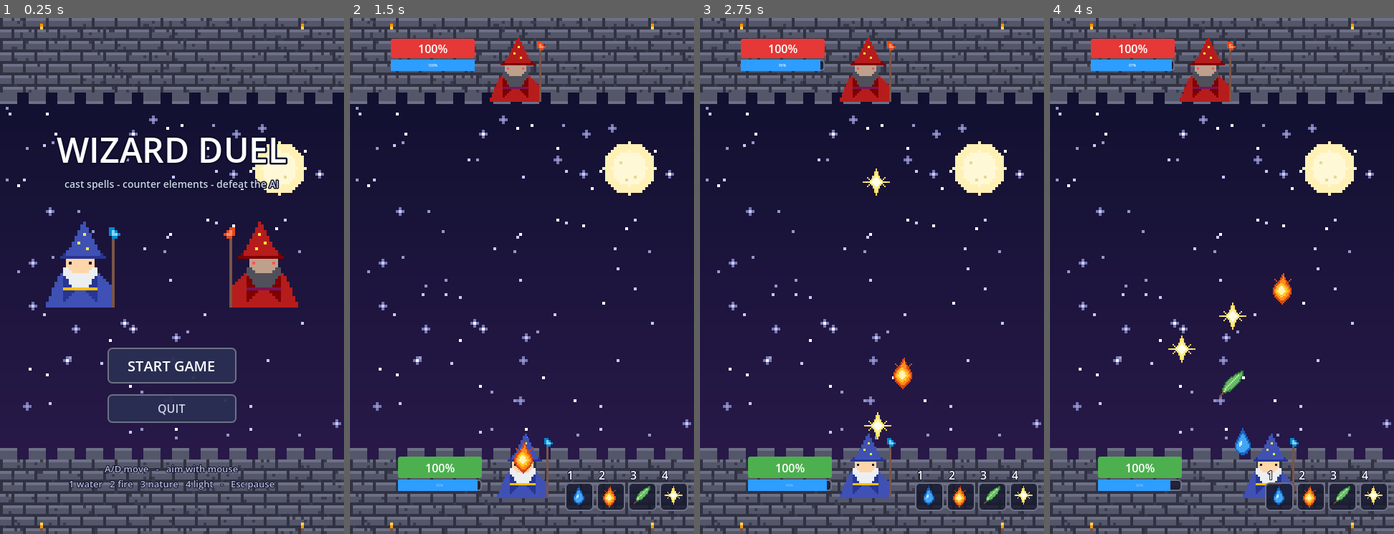
Above: before the commit, frames 1-4 (left to right).
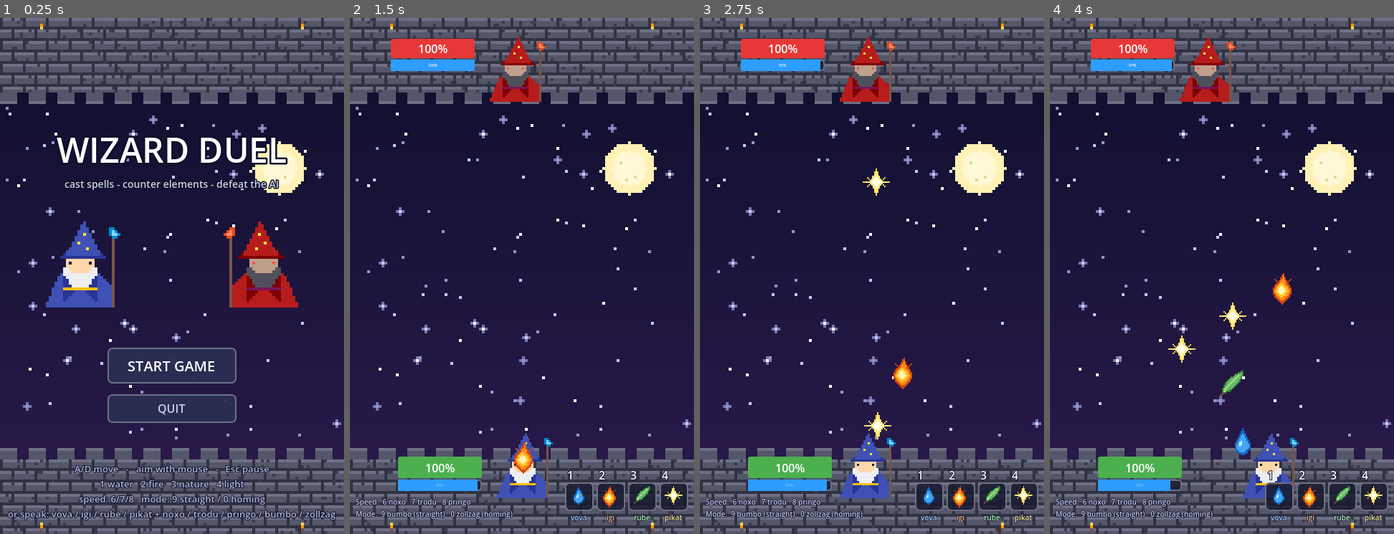
Above: after the commit, the same moments.

Repository: togewolf/computer_games_end_project
Game: Godot game, scene res://MainMenu.tscn
Same seed, same stepped clock (60 frames per second), same inputs: the game is played once before the commit and once after it.
Inputs (mouse positions are in pixels of both pictures, inside the frame that each line leads up to):
- Up to frame 1 (0.25 s): no input
- Up to frame 2 (1.5 s): click "START GAME" at 0.5 s; tap Enter at 1.25 s; move the mouse to (597, 250) at 1.27 s; hold D (move_right) from 1.28 s (still down); tap 2 (cast_fire) at 1.35 s
- Up to frame 3 (2.75 s): move the mouse to (803, 301) at 2.02 s; release D (move_right) at 2.03 s; hold A (move_left) from 2.03 s (still down); tap 4 (cast_light) at 2.1 s
- Up to frame 4 (4 s): move the mouse to (1256, 162) at 2.77 s; release A (move_left) at 2.78 s; hold D (move_right) from 2.78 s (still down); tap 3 (cast_nature) at 2.85 s; move the mouse to (1204, 379) at 3.52 s; tap 1 (cast_water) at 3.6 s

The runs differ from the first frame. In frame 1, 2.4% of the frame differs, in the area x 2-98%, y 86-98%; in frame 2, 0.7%; in frame 3, 0.7%; in frame 4, 0.7%.

Commit message:
Add on-screen hints

Diff:
--- a/Arena.tscn
+++ b/Arena.tscn
@@ -194,6 +194,19 @@
 theme_override_constants/outline_size = 4
 text = "1"
 
+[node name="Word" type="Label" parent="SpellSlot1" unique_id=1912450361]
+layout_mode = 0
+offset_left = -2.0
+offset_top = 42.0
+offset_right = 42.0
+offset_bottom = 58.0
+horizontal_alignment = 1
+theme_override_colors/font_color = Color(0.65, 0.85, 1, 1)
+theme_override_colors/font_outline_color = Color(0.05, 0.06, 0.17, 1)
+theme_override_constants/outline_size = 3
+theme_override_font_sizes/font_size = 10
+text = "vova"
+
 [node name="SpellSlot2" type="Panel" parent="." unique_id=1912450344]
 offset_left = 344.0
 offset_top = 648.0
@@ -223,6 +236,19 @@
 theme_override_constants/outline_size = 4
 text = "2"
 
+[node name="Word" type="Label" parent="SpellSlot2" unique_id=1912450362]
+layout_mode = 0
+offset_left = -2.0
+offset_top = 42.0
+offset_right = 42.0
+offset_bottom = 58.0
+horizontal_alignment = 1
+theme_override_colors/font_color = Color(1, 0.75, 0.55, 1)
+theme_override_colors/font_outline_color = Color(0.05, 0.06, 0.17, 1)
+theme_override_constants/outline_size = 3
+theme_override_font_sizes/font_size = 10
+text = "igi"
+
 [node name="SpellSlot3" type="Panel" parent="." unique_id=1912450347]
 offset_left = 388.0
 offset_top = 648.0
@@ -252,6 +278,19 @@
 theme_override_constants/outline_size = 4
 text = "3"
 
+[node name="Word" type="Label" parent="SpellSlot3" unique_id=1912450363]
+layout_mode = 0
+offset_left = -2.0
+offset_top = 42.0
+offset_right = 42.0
+offset_bottom = 58.0
+horizontal_alignment = 1
+theme_override_colors/font_color = Color(0.7, 1, 0.7, 1)
+theme_override_colors/font_outline_color = Color(0.05, 0.06, 0.17, 1)
+theme_override_constants/outline_size = 3
+theme_override_font_sizes/font_size = 10
+text = "rube"
+
 [node name="SpellSlot4" type="Panel" parent="." unique_id=1912450350]
 offset_left = 432.0
 offset_top = 648.0
@@ -280,6 +319,31 @@
 theme_override_colors/font_outline_color = Color(0.05, 0.06, 0.17, 1)
 theme_override_constants/outline_size = 4
 text = "4"
+
+[node name="Word" type="Label" parent="SpellSlot4" unique_id=1912450364]
+layout_mode = 0
+offset_left = -2.0
+offset_top = 42.0
+offset_right = 42.0
+offset_bottom = 58.0
+horizontal_alignment = 1
+theme_override_colors/font_color = Color(1, 0.95, 0.6, 1)
+theme_override_colors/font_outline_color = Color(0.05, 0.06, 0.17, 1)
+theme_override_constants/outline_size = 3
+theme_override_font_sizes/font_size = 10
+text = "pikat"
+
+[node name="CastHints" type="Label" parent="." unique_id=1912450365]
+offset_left = 8.0
+offset_top = 668.0
+offset_right = 292.0
+offset_bottom = 714.0
+theme_override_colors/font_color = Color(0.78, 0.8, 0.9, 1)
+theme_override_colors/font_outline_color = Color(0.05, 0.06, 0.17, 1)
+theme_override_constants/outline_size = 3
+theme_override_font_sizes/font_size = 10
+text = "Speed:  6 noxo   7 trodu   8 pringo
+Mode:  9 bumbo (straight)   0 zollzag (homing)"
 
 [node name="VoiceManager" type="Node" parent="." unique_id=1774400863]
 script = ExtResource("5_jycnn")
--- a/MainMenu.tscn
+++ b/MainMenu.tscn
@@ -128,8 +128,10 @@
 offset_top = 620.0
 offset_right = 480.0
 offset_bottom = 700.0
-text = "A/D move   -   aim with mouse
-1 water   2 fire   3 nature   4 light   -   Esc pause"
+text = "A/D move   -   aim with mouse   -   Esc pause
+1 water   2 fire   3 nature   4 light
+speed: 6/7/8   mode: 9 straight / 0 homing
+or speak: vova / igi / rube / pikat + noxo / trodu / pringo / bumbo / zollzag"
 horizontal_alignment = 1
 theme_override_colors/font_color = Color(0.7, 0.72, 0.82, 1)
 theme_override_colors/font_outline_color = Color(0.05, 0.06, 0.17, 1)
